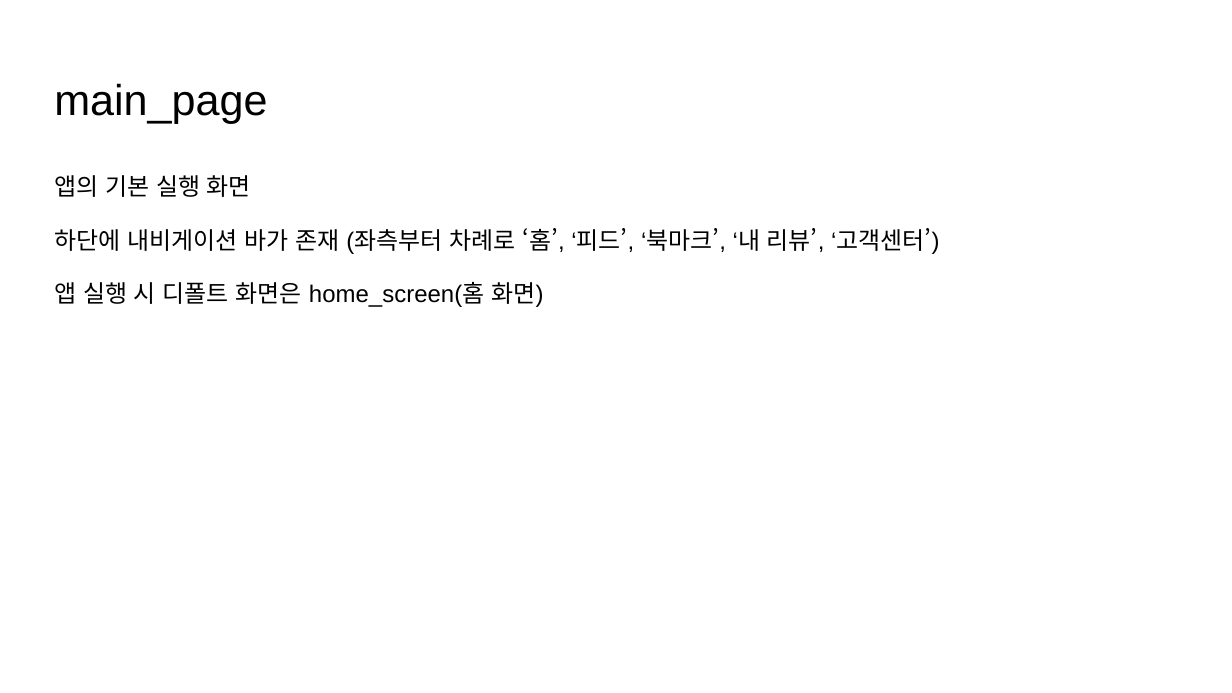
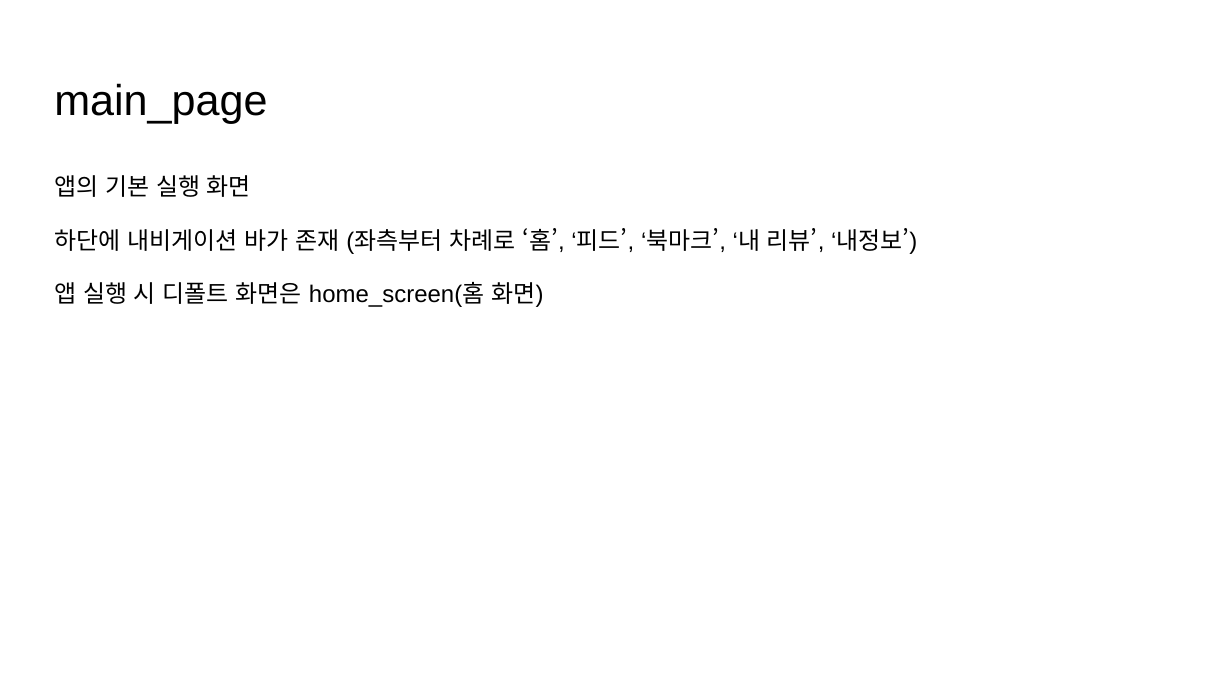
Before and after one commit to yurei55/TIL, a slide deck: slide 10 of K-Taste.pptx. Drawn at 1232x693 pixels with LibreOffice and Linux fonts; fonts in the diff are those of the drawing. Boxes give left, top, right and bottom in pixels: in the first picture for what was removed or moved away, otherwise in the second. Text is boxed around its words. In the diff, an @@ line names an element or a change of style, - is before the commit and + after.

```diff
--- a/K-Taste.pptx
+++ b/K-Taste.pptx
@@ text at (54, 228, 917, 254): text changed @@
-하단에 내비게이션 바가 존재 (좌측부터 차례로 ‘홈’, ‘피드’, ‘북마크’, ‘내 리뷰’, ‘고객센터’)
+하단에 내비게이션 바가 존재 (좌측부터 차례로 ‘홈’, ‘피드’, ‘북마크’, ‘내 리뷰’, ‘내정보’)
```
Also in this commit, not shown: 9 other slides changed.
